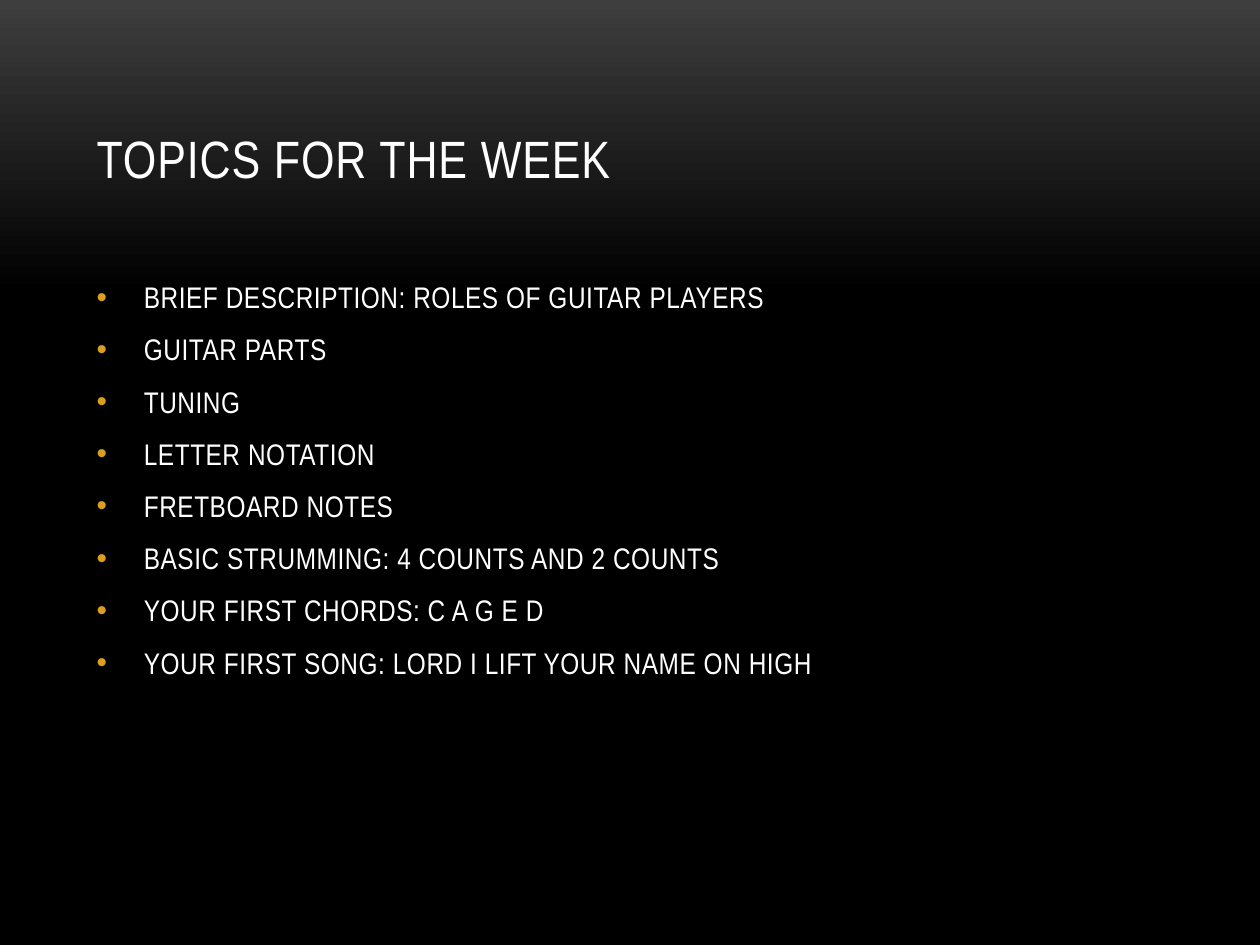
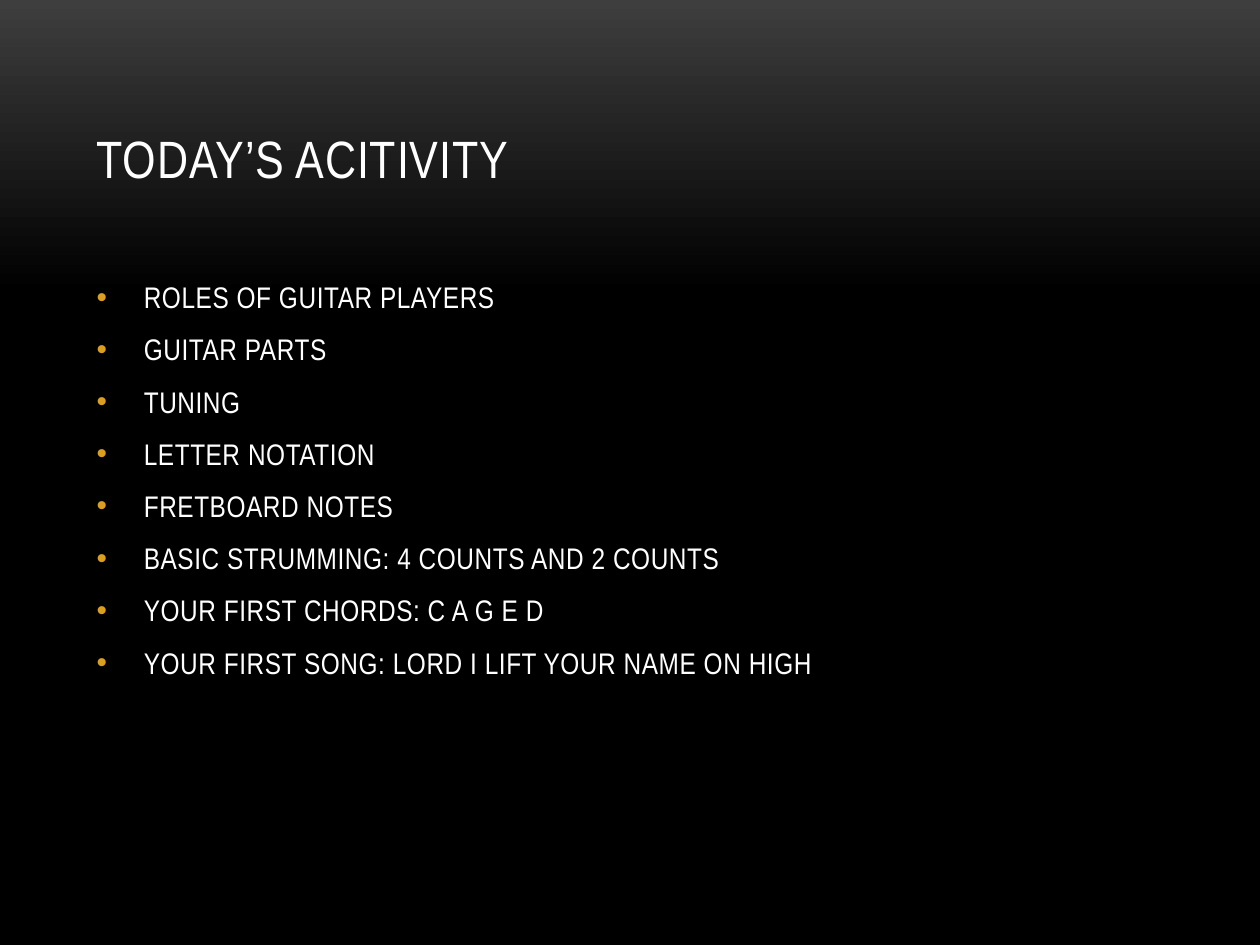
Before and after one commit to GrejSegura/datasciencecoursera, a slide deck: slide 3 of Assignments_Quizzes/Guitar Lessons/Week 1.pptx. Drawn at 1260x945 pixels with LibreOffice and Linux fonts; fonts in the diff are those of the drawing; background and template pictures are left out. Boxes give left, top, right and bottom in pixels: in the first picture for what was removed or moved away, otherwise in the second. Text is boxed around its words. In the diff, an @@ line names an element or a change of style, - is before the commit and + after.

Commit message:
edited guitar lesson

```diff
--- a/Assignments_Quizzes/Guitar Lessons/Week 1.pptx
+++ b/Assignments_Quizzes/Guitar Lessons/Week 1.pptx
@@ title at box(97, 141, 508, 179): text changed @@
-TOPICS FOR THE WEEK
+TODAY’S ACITIVITY
@@ text at box(144, 287, 494, 309): text changed @@
-• BRIEF DESCRIPTION: ROLES OF GUITAR PLAYERS
+• ROLES OF GUITAR PLAYERS
```
Also in this commit, not shown: 1 slide added, 2 other files.
